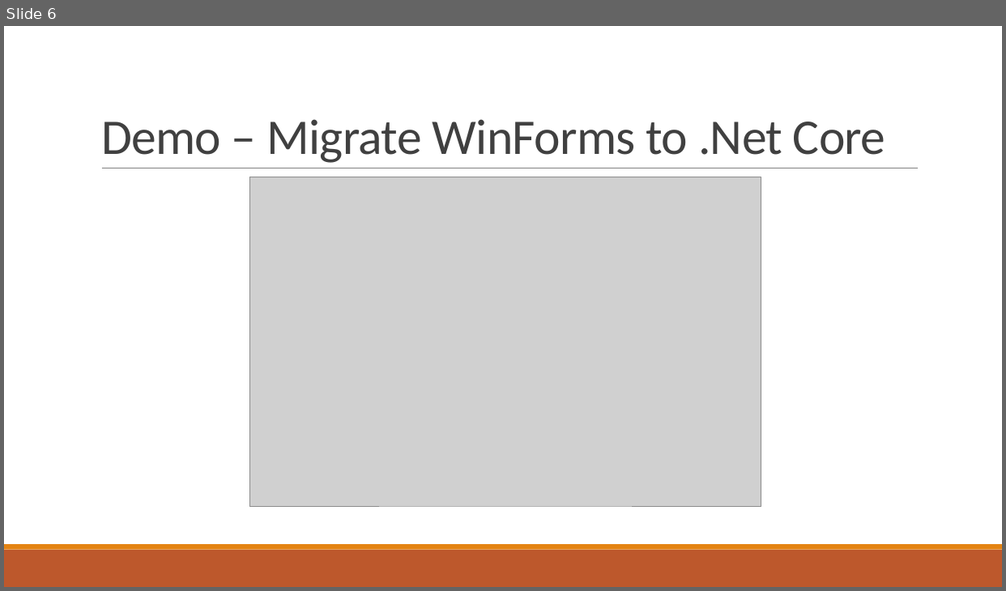
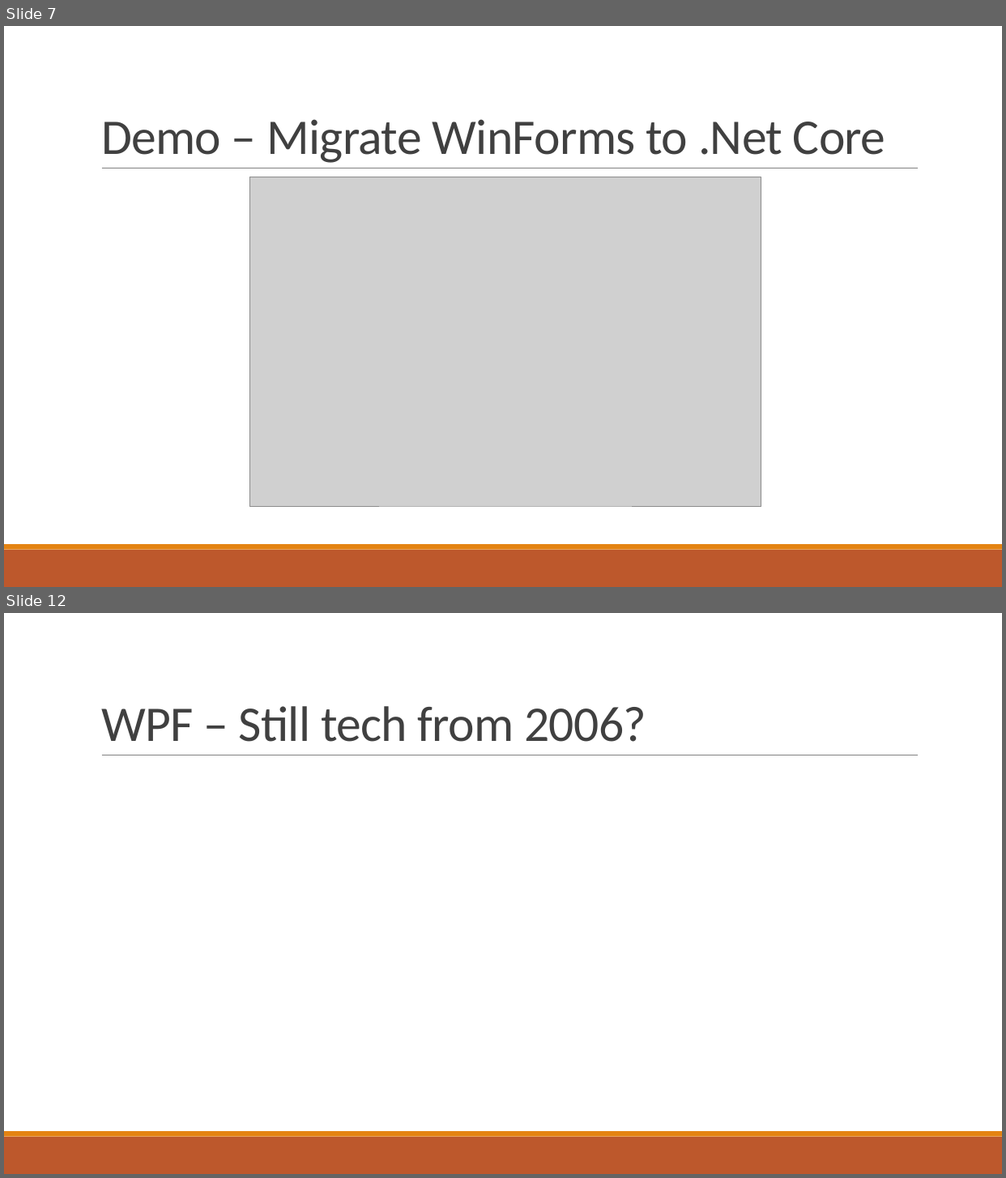
Before and after one commit to pcmichaels/WindowsDesktopTalk, a slide deck: Slides/WindowsDesktop.pptx. Shown one above the other, each under a label of ours: slide 6 before the commit, slides 7 and 12 after it; the slides between them are not shown. The pictures are 1006x591 and 1006x1178 pixels, drawn with LibreOffice and Linux fonts; fonts in the diff are those of the drawing; grey boxes stand for pictures. Boxes give left, top, right and bottom in pixels: in the first picture for what was removed or moved away, otherwise in the second. Text is boxed around its words. In the diff, an @@ line names an element or a change of style, - is before the commit and + after.

```diff
--- a/Slides/WindowsDesktop.pptx
+++ b/Slides/WindowsDesktop.pptx
@@ slide 12 added at [4,613,1002,1174], background #FFFFFF; not listed: 3 template elements that a slide beside it also shows @@
@@ title added at [101,706,646,742], 48 pt, text #404040 @@
+WPF – Still tech from 2006?
@@ what was slide 6 is now slide 7 @@
```
Also in this commit, not shown: 6 other slides added.
